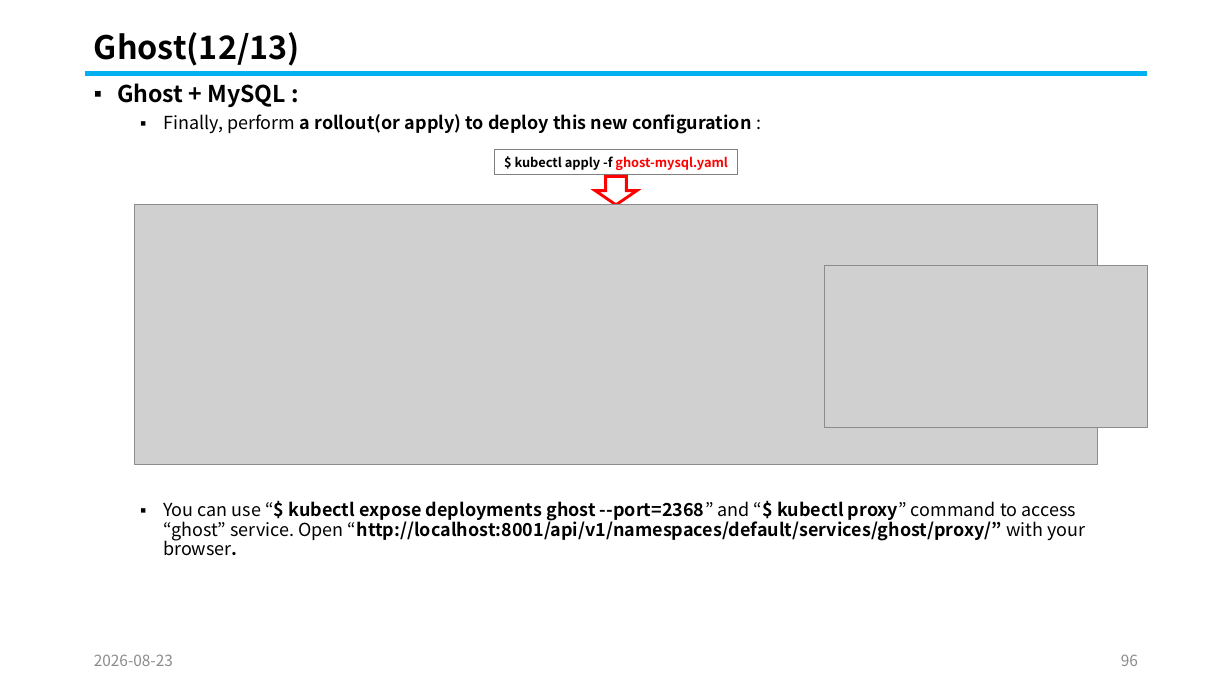
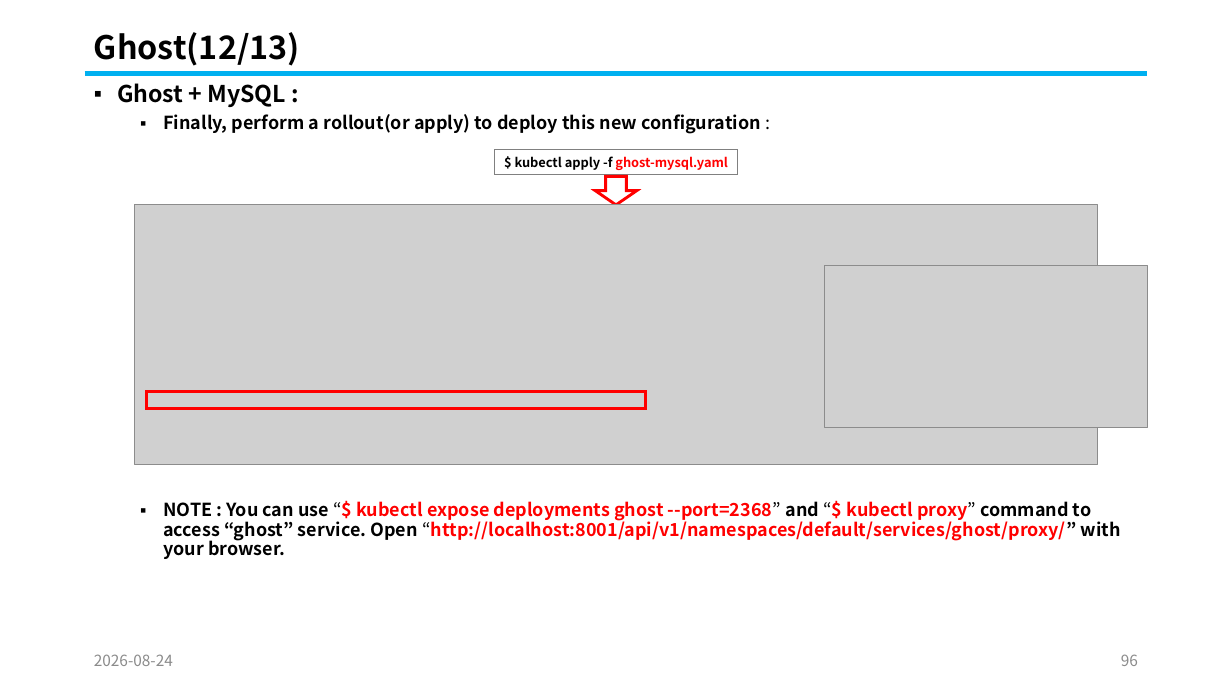
Before and after one commit to knix008/TestSimulator, a slide deck: slide 96 of Kubernetes/Kubernetes Part 05-2026.08.25.pptx. Drawn at 1232x693 pixels with LibreOffice and Linux fonts; fonts in the diff are those of the drawing; grey boxes stand for pictures. Boxes give left, top, right and bottom in pixels: in the first picture for what was removed or moved away, otherwise in the second. Text is boxed around its words. In the diff, an @@ line names an element or a change of style, - is before the commit and + after.

```diff
--- a/Kubernetes/Kubernetes Part 05-2026.08.25.pptx
+++ b/Kubernetes/Kubernetes Part 05-2026.08.25.pptx
@@ text at box(163, 114, 761, 134): bold on in "Finally, perform" @@
@@ rectangle added at box(147, 391, 646, 408), outline #FF0000 2.25 pt @@
@@ text at box(163, 501, 1120, 559): text changed; text colour #000000 to #FF0000 @@
-  ▪ You can use “$ kubectl expose deployments ghost --port=2368” and “$ kubectl proxy” command to access “ghost” service. Open “http://localhost:8001/api/v1/namespaces/default/services/ghost/proxy/” with your browser.
+  ▪ NOTE : You can use “$ kubectl expose deployments ghost --port=2368” and “$ kubectl proxy” command to access “ghost” service. Open “http://localhost:8001/api/v1/namespaces/default/services/ghost/proxy/” with your browser.
@@ text at box(94, 654, 173, 666): text changed @@
-2026-08-23
+2026-08-24
```
Also in this commit, not shown: 101 other slides changed, 17 other files.
